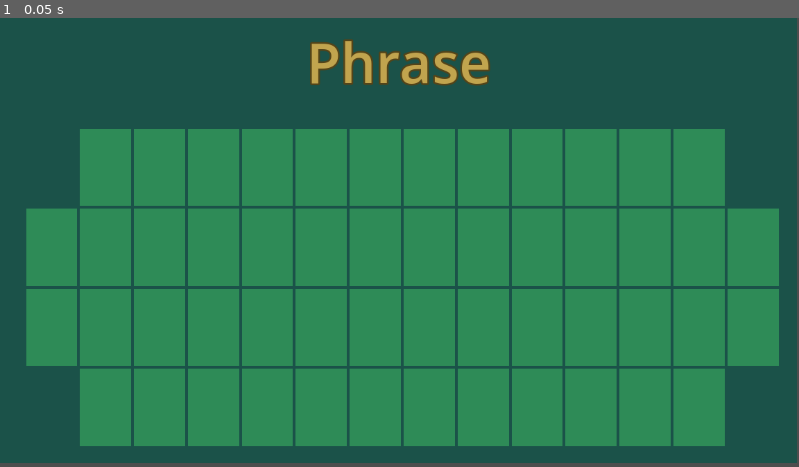
Above: before the commit, frame 1.
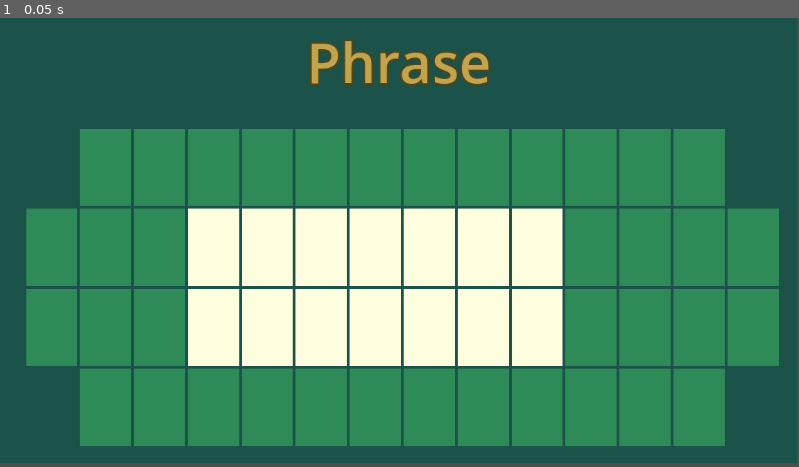
Above: after the commit, the same moment.

Repository: rsburke4/RoundThingOfRiches
Game: Godot game, scene res://Puzzle/puzzle.tscn
Same seed, same stepped clock (60 frames per second), same inputs: the game is played once before the commit and once after it. The project has no main scene, so this scene is started directly.
Inputs:
- Up to frame 1 (0.05 s): no input

The runs differ from the first frame. In frame 1, 16% of the frame differs, in the area x 23-71%, y 42-78%.

Commit message:
populate the puzzle based on selected answer

Diff:
--- a/Puzzle.gd
+++ b/Puzzle.gd
@@ -14,6 +14,7 @@
 
 	# initialize the puzzle
 	category.text = new_puzzle.Category
+	setup_puzzle(new_puzzle)  # is this argument necessary? would this ever be called without the global?
 
 
 # Called every frame. 'delta' is the elapsed time since the previous frame.
@@ -41,10 +42,51 @@
 	puzzle_dict.Category = selected_answer[1]
 	puzzle_dict.NumLines = selected_answer.size() - 2
 
-	# not sure how else to do this, may need to revisit for better formatting
-	if puzzle_dict.NumLines >= 1: puzzle_dict.Line1 = selected_answer[2]
-	if puzzle_dict.NumLines >= 2: puzzle_dict.Line2 = selected_answer[3]
-	if puzzle_dict.NumLines >= 3: puzzle_dict.Line3 = selected_answer[4]
-	if puzzle_dict.NumLines >= 4: puzzle_dict.Line4 = selected_answer[5]
+	# read into the dictionary based on number of lines so it appears "centered"
+	# vertically on the grid
+	#  > 1-line will be on line 2
+	#  > 2-lines will be on lines 2 and 3
+	#  > 3-lines will be on lines 2 through 4
+	#  > 4-lines will be on lines 1 through 4
+	if puzzle_dict.NumLines == 4:  # this is the only case that will use Line1
+		print("in if")
+		puzzle_dict.Line1 = selected_answer[2]
+		puzzle_dict.Line2 = selected_answer[3]
+		puzzle_dict.Line3 = selected_answer[4]
+		puzzle_dict.Line4 = selected_answer[5]
+	else:  # the only caution here is to not overrrun the number of lines
+		puzzle_dict.Line2 = selected_answer[2]
+		if puzzle_dict.NumLines >= 2: puzzle_dict.Line3 = selected_answer[3]
+		if puzzle_dict.NumLines >= 3: puzzle_dict.Line4 = selected_answer[4]
 
 	return puzzle_dict;
+
+func setup_puzzle(puzzle):
+	print(puzzle.Line1)
+	print(puzzle.Line2)
+	print(puzzle.Line3)
+	print(puzzle.Line4)
+
+	# get nodes for each line for easier access of children
+	var line1 = get_node("PuzzleGrid/Line1Grid")
+	var line2 = get_node("PuzzleGrid/Line2Grid")
+	var line3 = get_node("PuzzleGrid/Line3Grid")
+	var line4 = get_node("PuzzleGrid/Line4Grid")
+
+	# for each line, need to find the first and last tiles to be used so that
+	# text is as close to centered as possible
+	for l in [line1, line2, line3, line4]:
+		var cur_line = puzzle[l.name.substr(0,5)]
+
+		if cur_line .length() > 0:
+			var padding = (14-cur_line.length())/2.0  # number of blanks on either side
+			var start = floor(padding)
+			var end = 14 - ceil(padding)  # this will pad more to the end if there's an odd number
+			var tiles = range(start,end)
+
+			for i in range(cur_line.length()):
+				var tile = l.get_node("Tile"+str(tiles[i]))
+				var letter = tile.get_node("Letter")
+
+				letter.text = cur_line[i]
+				tile.color = Color.LIGHT_YELLOW
--- a/Puzzle/PuzzleGrid.gd
+++ b/Puzzle/PuzzleGrid.gd
@@ -19,7 +19,7 @@
 				if i == 0 or i == 13:
 					tile_i.color = get_parent().get_node("Background").color
 
-			tile_i.name = "Tile " + str(i)
+			tile_i.name = "Tile" + str(i)
 
 			c.add_child(tile_i)
 
